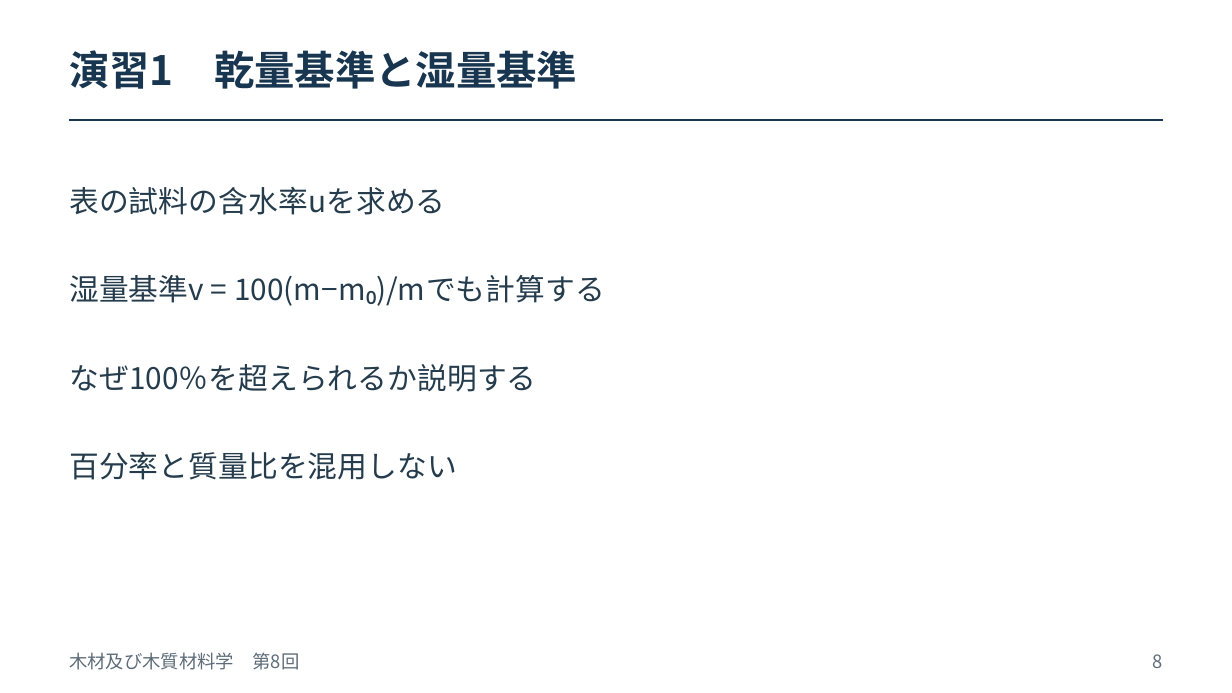
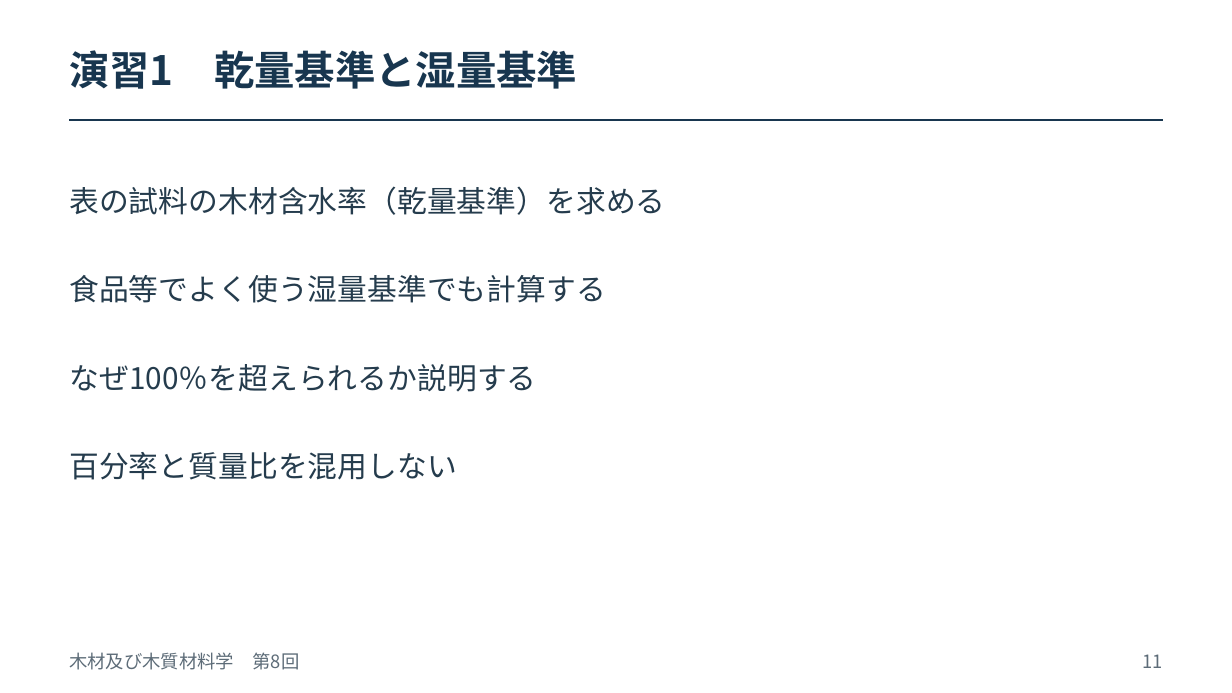
Before and after one commit to zooc-14calbp/wood-science-course, a slide deck: slide 11 of 第08回/08_木材と水.pptx (slide 8 before the commit). Drawn at 1232x693 pixels with LibreOffice and Linux fonts; fonts in the diff are those of the drawing. Boxes give left, top, right and bottom in pixels: in the first picture for what was removed or moved away, otherwise in the second. Text is boxed around its words. In the diff, an @@ line names an element or a change of style, - is before the commit and + after.

```diff
--- a/第08回/08_木材と水.pptx
+++ b/第08回/08_木材と水.pptx
@@ text at (69,186,665,215): text changed @@
-表の試料の含水率uを求める
+表の試料の木材含水率（乾量基準）を求める
@@ text at (69,275,606,303): text changed @@
-湿量基準v = 100(m−m₀)/mでも計算する
+食品等でよく使う湿量基準でも計算する
@@ text at (1142,654,1162,668): text changed @@
-8
+11
```
Also in this commit, not shown: 15 other slides changed, 4 slides added, 1 slide removed, 12 other files.
